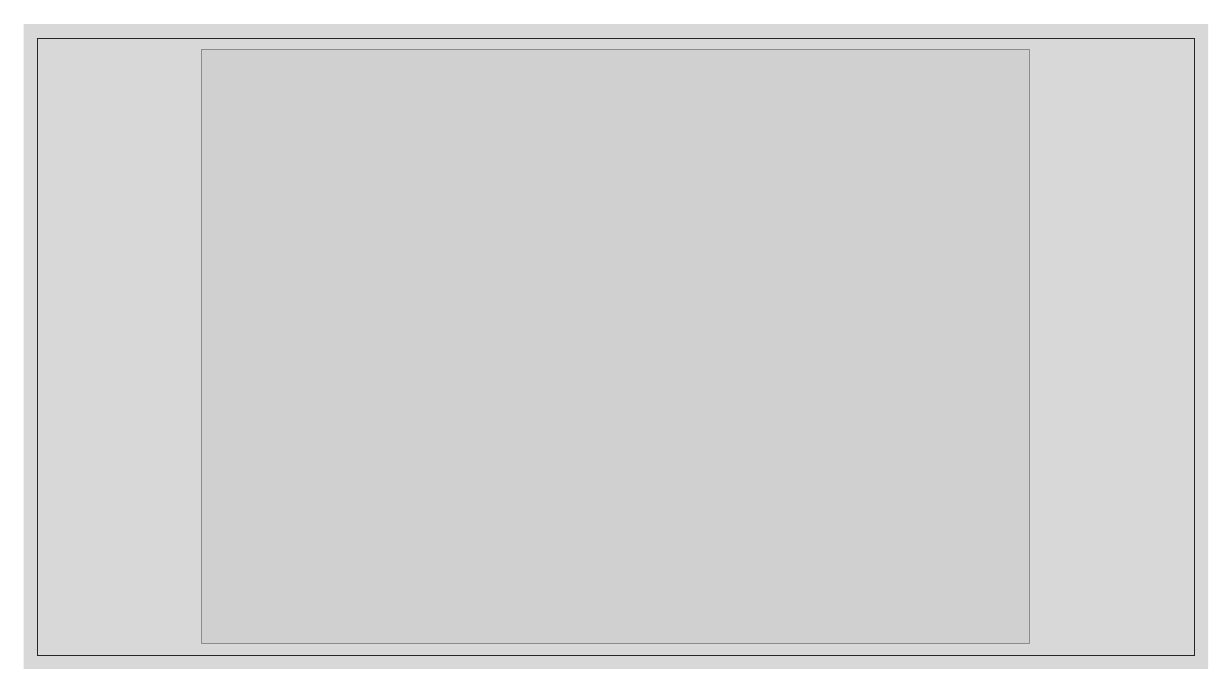
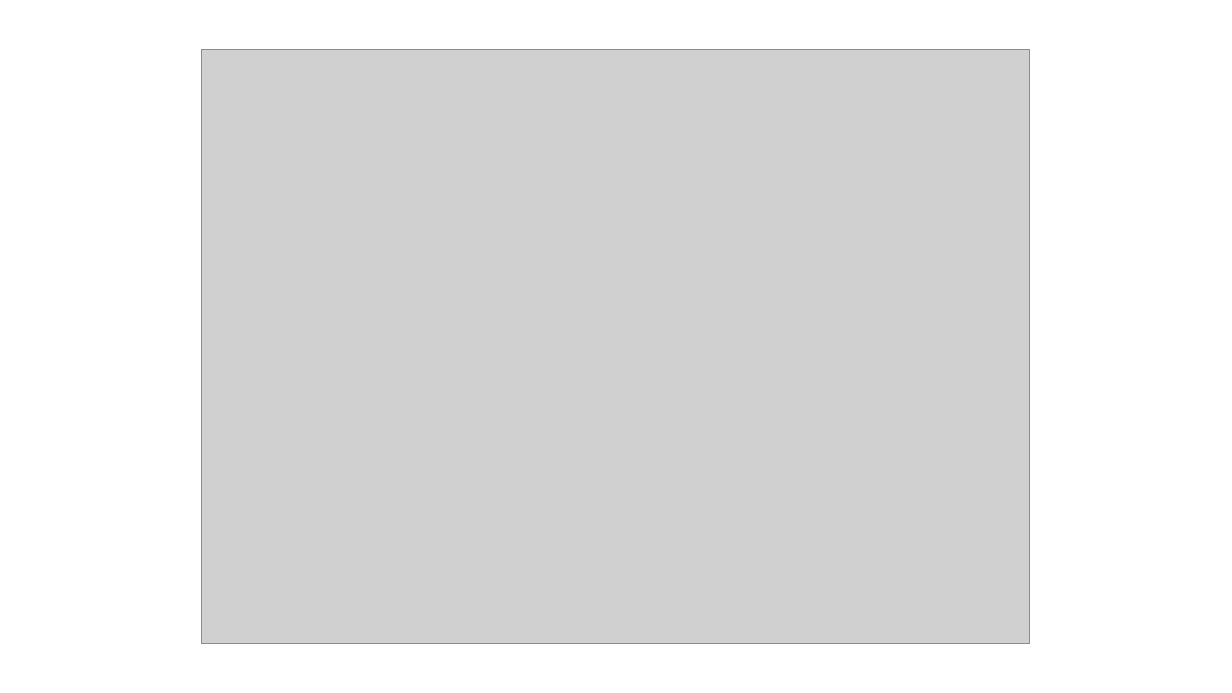
Before and after one commit to marybellavia/project-one, a slide deck: slide 10 of Urban Food Deserts.pptx (slide 16 before the commit). Drawn at 1232x693 pixels with LibreOffice and Linux fonts; fonts in the diff are those of the drawing; grey boxes stand for pictures. Boxes give left, top, right and bottom in pixels: in the first picture for what was removed or moved away, otherwise in the second. Text is boxed around its words. In the diff, an @@ line names an element or a change of style, - is before the commit and + after.

```diff
--- a/Urban Food Deserts.pptx
+++ b/Urban Food Deserts.pptx
@@ rectangle added at (12,8,1219,682), fill #FFFFFF, outline #FFFFFF 1 pt @@
@@ rectangle removed at (24,24,1209,669) @@
@@ rectangle removed at (38,38,1195,655) @@
```
Also in this commit, not shown: 9 other slides changed, 5 slides added, 7 slides removed, 6 other files.
